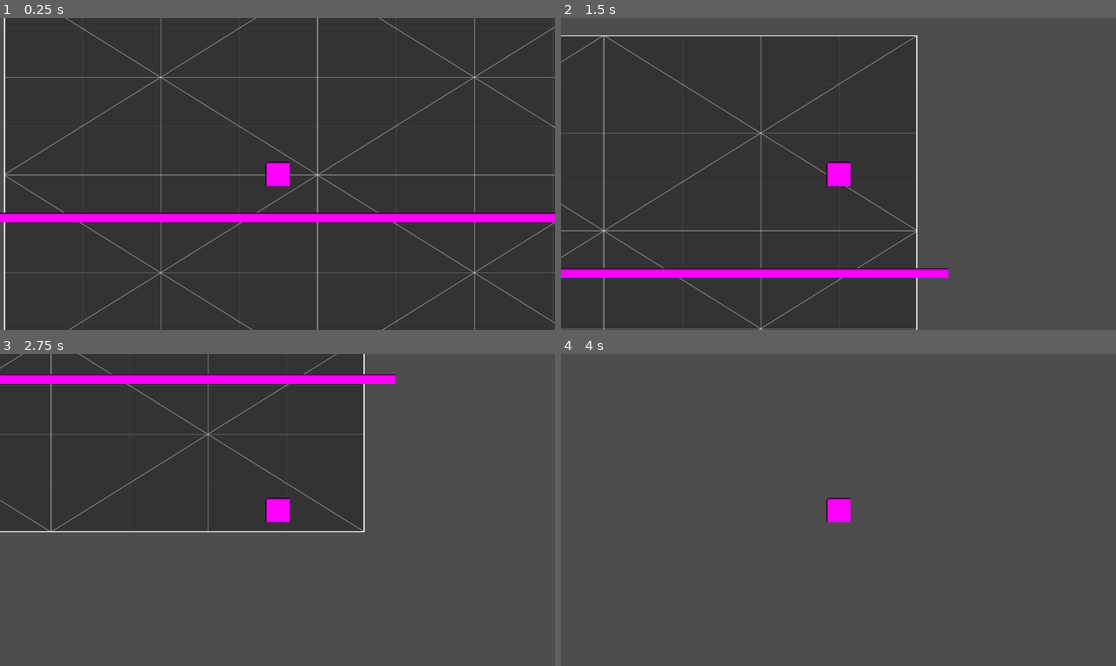
Above: before the commit, frames 1-4 (two rows, left to right).
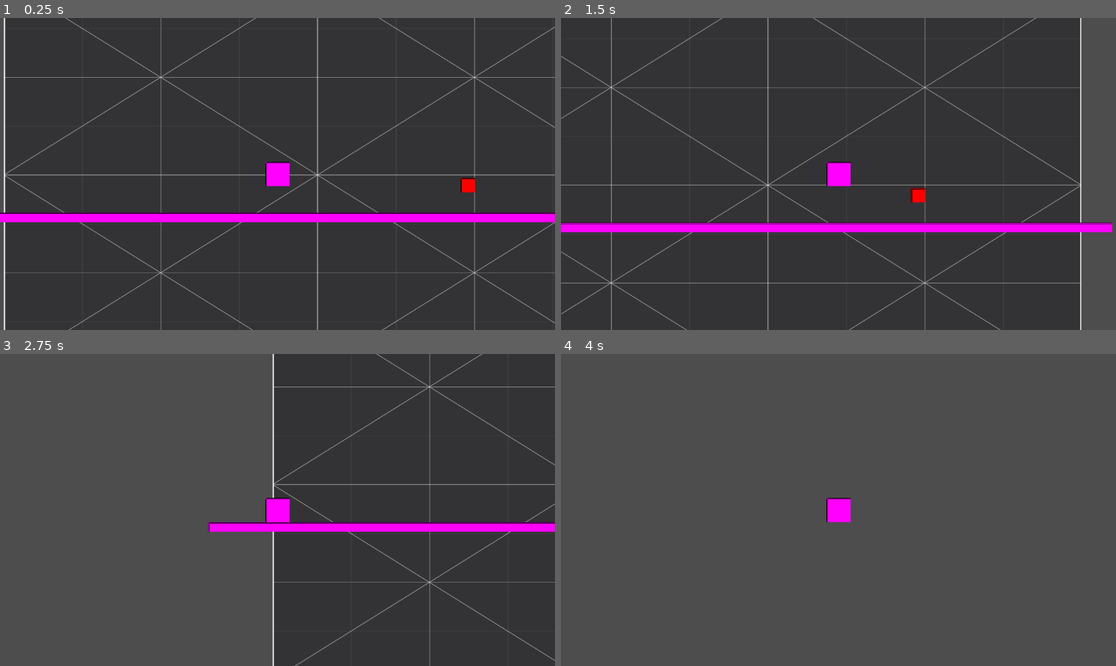
Above: after the commit, the same moments.

Repository: knJayden/godot-gmtk-2025
Game: Godot game, scene res://main.tscn
Two runs of this game, one before a commit and one after it. Both use one fixed random seed, a clock stepped at 60 frames per second and the inputs below.
Inputs:
- Up to frame 1 (0.25 s): no input
- Up to frame 2 (1.5 s): hold Space (jump) 0.53-1.28 s; hold D (right) from 0.53 s (still down); tap Space (jump) at 1.35 s
- Up to frame 3 (2.75 s): tap Space (jump) at 1.52, 1.82 s; release D (right) at 2.03 s; hold A (left) from 2.03 s (still down); hold Space (jump) from 2.03 s (still down)
- Up to frame 4 (4 s): release A (left) at 2.78 s; release Space (jump) at 2.78 s; hold D (right) from 2.78 s (still down); tap Space (jump) at 2.85, 3.02, 3.32 s; hold Space (jump) from 3.53 s (still down)

The runs differ from the first frame. In frame 1, 0.1% of the frame differs, in the area x 82-86%, y 51-56%; in frame 2, 39%; in frame 3, 68%, in the area x 0-100%, y 0-100%; in frame 4, nothing differs.

Commit message:
Add obstacle, edit player movement

Diff:
--- a/Player/character_movement.gd
+++ b/Player/character_movement.gd
@@ -2,22 +2,30 @@
 
 @export var jump_force: int
 @export var gravity: float
-@export var speed: int
+@export var acceleration: int
+@export var friction: float
 
 func _input(event):
 	if event.is_action_pressed("jump") and is_on_floor():
-		velocity.y = -speed
-
+		print("jump")
+		velocity.y = -jump_force
 
 func _physics_process(delta):
 	if !is_on_floor():
 		velocity.y += gravity
+	else:
+		velocity.x = move_toward(velocity.x, 0, friction * delta)
 
-
+	# Handle input
 	if Input.is_action_pressed("right"):
-		position.x += speed * delta
+		velocity.x += acceleration * delta
 
 	if Input.is_action_pressed("left"):
-		position.x -= speed * delta
+		velocity.x -= acceleration * delta
 
 	move_and_slide()
+
+func _on_hit_box_area_entered(area):
+	if area is HurtBox:
+		var vector = position - area.position
+		velocity = -(vector * 1)
--- /dev/null
+++ b/Player/hit_box.gd
@@ -0,0 +1,2 @@
+extends Area2D
+class_name HitBox
--- a/Player/player.tscn
+++ b/Player/player.tscn
@@ -1,6 +1,7 @@
-[gd_scene load_steps=5 format=3 uid="uid://bolptiwbp3d3k"]
+[gd_scene load_steps=7 format=3 uid="uid://bolptiwbp3d3k"]
 
 [ext_resource type="Script" uid="uid://3ds38y7ca1mf" path="res://Player/character_movement.gd" id="1_l8h54"]
+[ext_resource type="Script" uid="uid://nojocmt0o1r1" path="res://Player/hit_box.gd" id="2_4ntmi"]
 
 [sub_resource type="RectangleShape2D" id="RectangleShape2D_onrkg"]
 size = Vector2(50, 50)
@@ -8,6 +9,9 @@
 [sub_resource type="SpriteFrames" id="SpriteFrames_4ntmi"]
 
 [sub_resource type="PlaceholderTexture2D" id="PlaceholderTexture2D_btcbx"]
+size = Vector2(50, 50)
+
+[sub_resource type="RectangleShape2D" id="RectangleShape2D_4ntmi"]
 size = Vector2(50, 50)
 
 [node name="Player" type="CharacterBody2D"]
@@ -23,3 +27,11 @@
 
 [node name="Sprite2D" type="Sprite2D" parent="."]
 texture = SubResource("PlaceholderTexture2D_btcbx")
+
+[node name="HitBox" type="Area2D" parent="."]
+script = ExtResource("2_4ntmi")
+
+[node name="CollisionShape2D" type="CollisionShape2D" parent="HitBox"]
+shape = SubResource("RectangleShape2D_4ntmi")
+
+[connection signal="area_entered" from="HitBox" to="." method="_on_hit_box_area_entered"]
--- /dev/null
+++ b/hurt_box.gd
@@ -0,0 +1,2 @@
+extends Area2D
+class_name HurtBox
--- a/main.tscn
+++ b/main.tscn
@@ -1,7 +1,8 @@
-[gd_scene load_steps=5 format=3 uid="uid://dgmr03k82ic8g"]
+[gd_scene load_steps=6 format=3 uid="uid://dgmr03k82ic8g"]
 
 [ext_resource type="PackedScene" uid="uid://bolptiwbp3d3k" path="res://Player/player.tscn" id="1_ig7tw"]
 [ext_resource type="Texture2D" uid="uid://bcqlhew0ftx6g" path="res://Assets/texture_04.png" id="2_0xm2m"]
+[ext_resource type="PackedScene" uid="uid://bl7nky2t058p7" path="res://obstacle.tscn" id="3_h2yge"]
 
 [sub_resource type="RectangleShape2D" id="RectangleShape2D_0xm2m"]
 size = Vector2(1500, 20)
@@ -18,9 +19,10 @@
 
 [node name="Player" parent="." instance=ExtResource("1_ig7tw")]
 position = Vector2(566, 322)
-jump_force = 1
+jump_force = 500
 gravity = 15.0
-speed = 600
+acceleration = 500
+friction = 250.0
 
 [node name="Floor" type="StaticBody2D" parent="."]
 
@@ -30,3 +32,6 @@
 
 [node name="Sprite2D" type="Sprite2D" parent="Floor/CollisionShape2D"]
 texture = SubResource("PlaceholderTexture2D_0xm2m")
+
+[node name="StaticObstacle" parent="." instance=ExtResource("3_h2yge")]
+position = Vector2(961, 375)
--- /dev/null
+++ b/obstacle.tscn
@@ -0,0 +1,21 @@
+[gd_scene load_steps=4 format=3 uid="uid://bl7nky2t058p7"]
+
+[ext_resource type="Script" uid="uid://glb6qrsfffnf" path="res://hurt_box.gd" id="1_sl1jc"]
+
+[sub_resource type="RectangleShape2D" id="RectangleShape2D_qcbvg"]
+size = Vector2(30, 30)
+
+[sub_resource type="PlaceholderTexture2D" id="PlaceholderTexture2D_qcbvg"]
+size = Vector2(30, 30)
+
+[node name="StaticObstacle" type="Node2D"]
+
+[node name="HurtBox" type="Area2D" parent="."]
+script = ExtResource("1_sl1jc")
+
+[node name="CollisionShape2D" type="CollisionShape2D" parent="HurtBox"]
+shape = SubResource("RectangleShape2D_qcbvg")
+
+[node name="Sprite2D" type="Sprite2D" parent="."]
+modulate = Color(1, 0, 0, 1)
+texture = SubResource("PlaceholderTexture2D_qcbvg")
Not shown, added: Player/hit_box.gd.uid
Not shown, added: hurt_box.gd.uid
